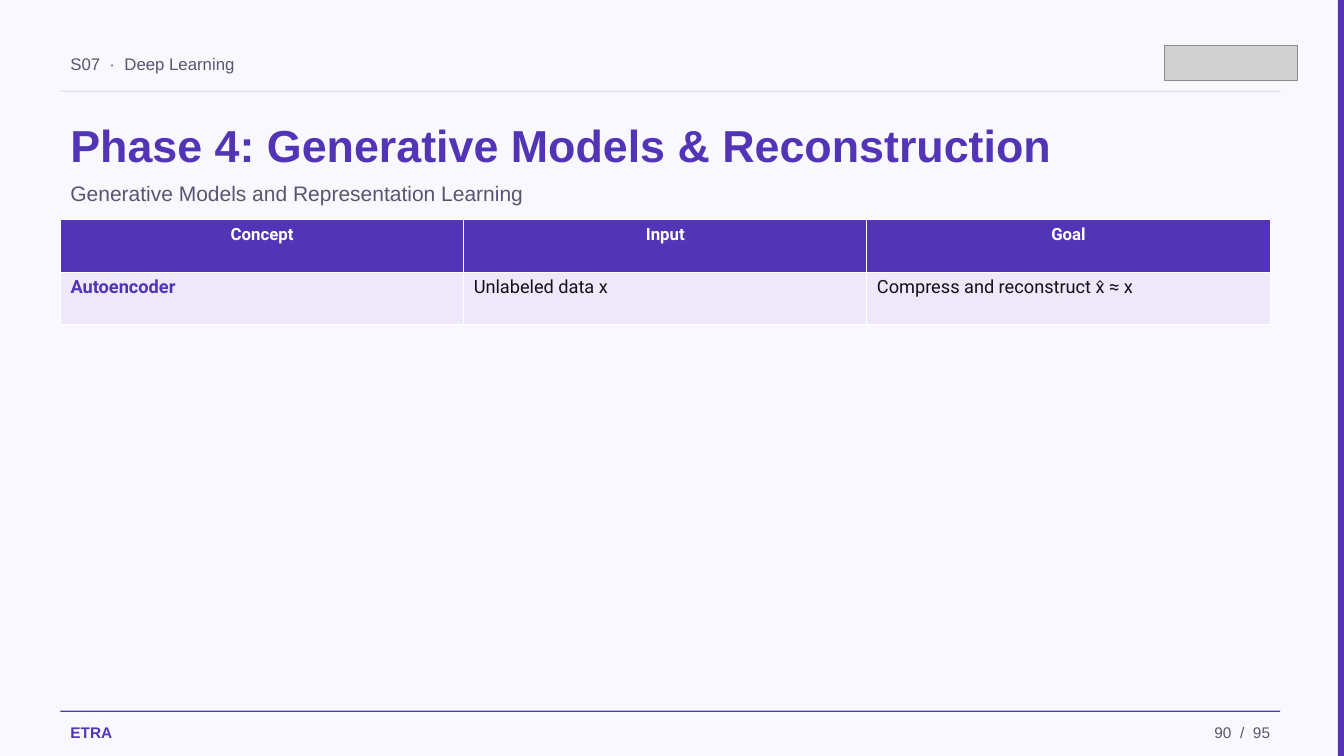
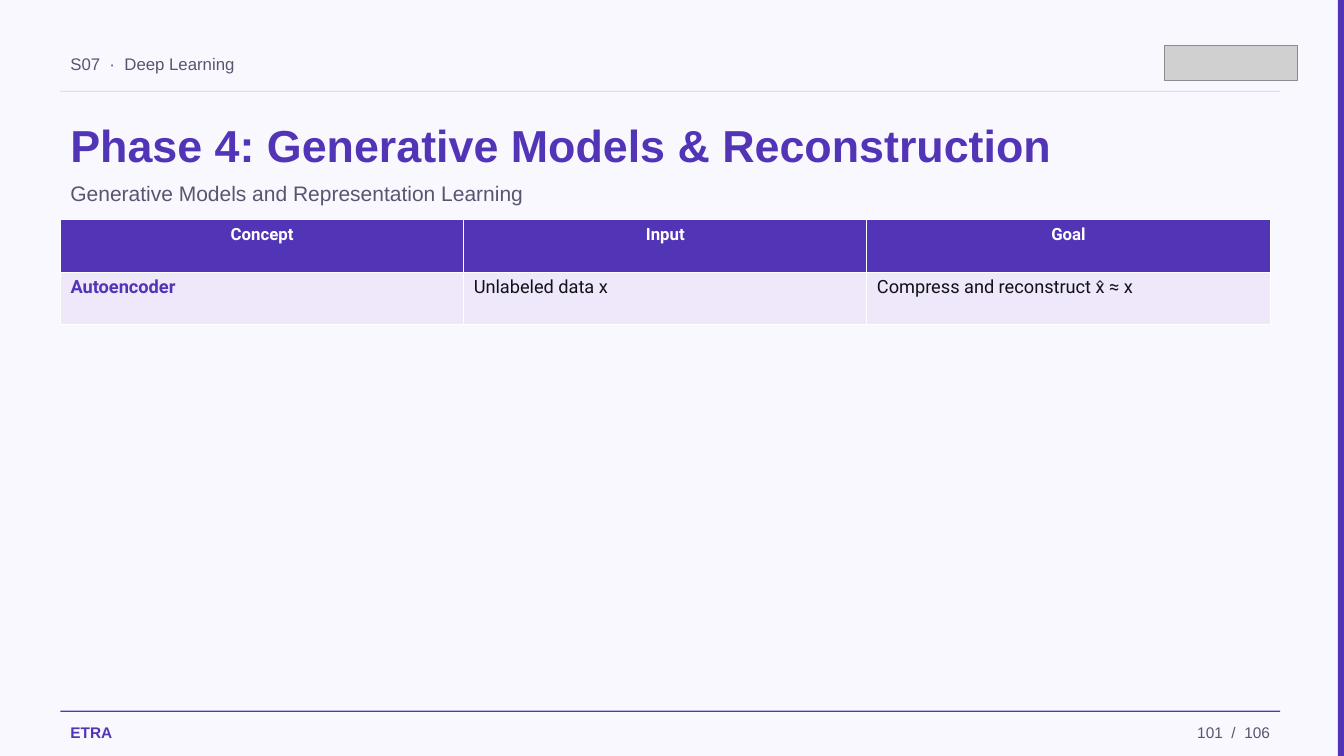
Before and after one commit to iksasa15/AI-ML, a slide deck: slide 101 of web-presentation/pdf-exports/Week2-Session1-Deep-Learning.pptx (slide 90 before the commit). Drawn at 1344x756 pixels with LibreOffice and Linux fonts; fonts in the diff are those of the drawing; grey boxes stand for pictures. Boxes give left, top, right and bottom in pixels: in the first picture for what was removed or moved away, otherwise in the second. Text is boxed around its words. In the diff, an @@ line names an element or a change of style, - is before the commit and + after.

```diff
--- a/web-presentation/pdf-exports/Week2-Session1-Deep-Learning.pptx
+++ b/web-presentation/pdf-exports/Week2-Session1-Deep-Learning.pptx
@@ text at [1197,727,1270,738]: text changed @@
-90 / 95
+101 / 106
```
Also in this commit, not shown: 93 other slides changed, 11 slides added, 12 other files.
